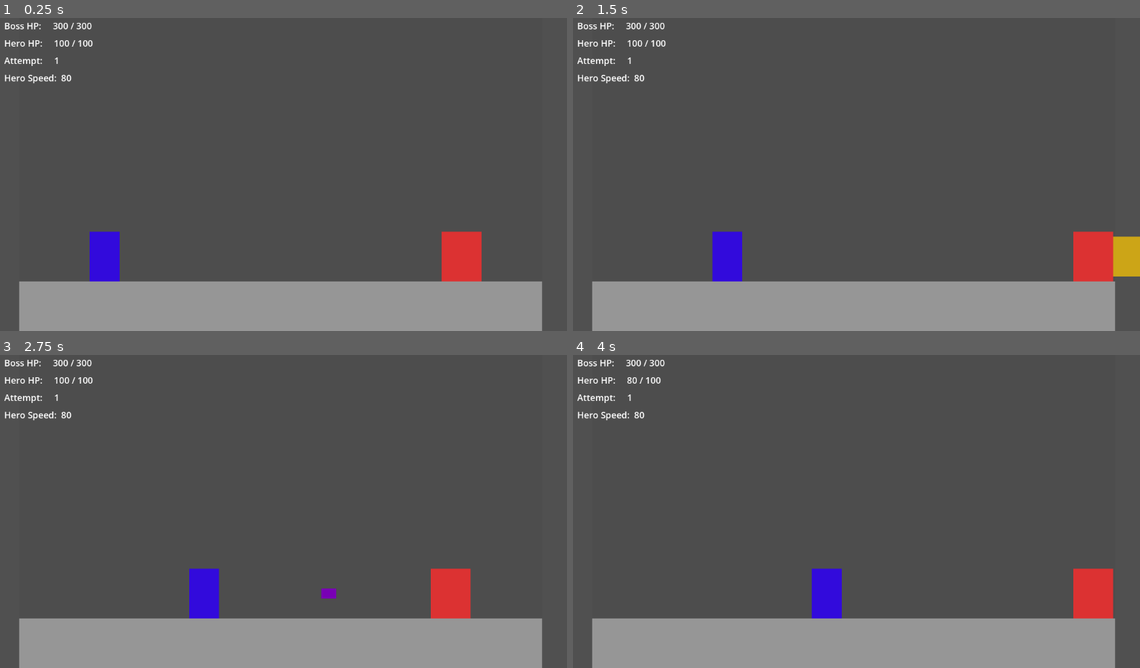
Above: before the commit, frames 1-4 (two rows, left to right).
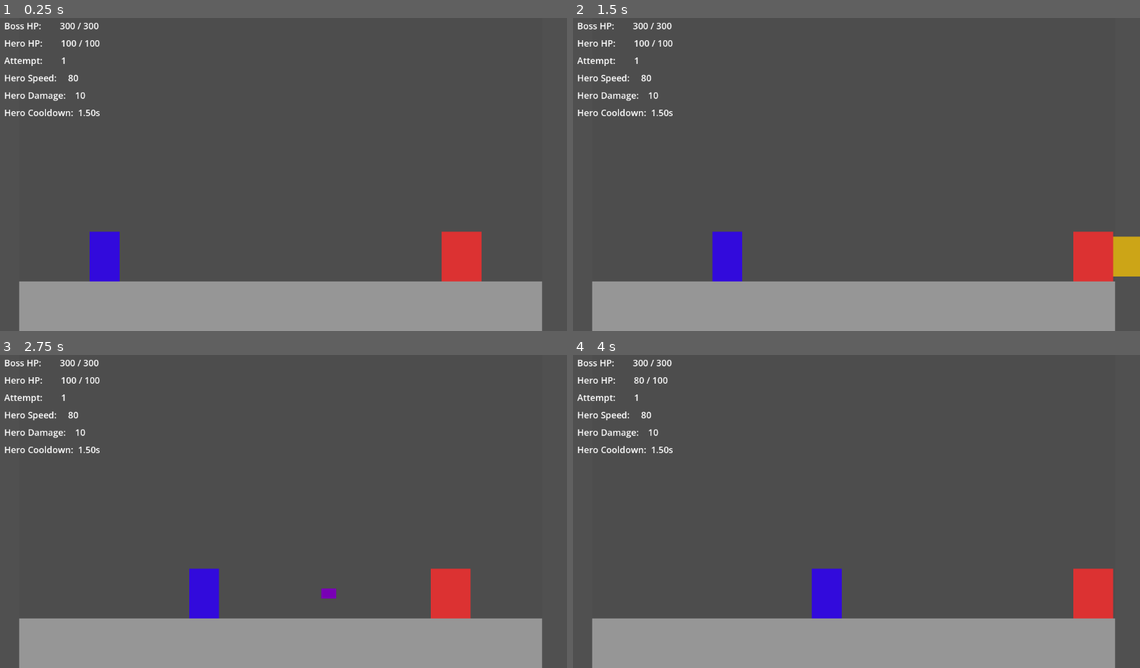
Above: after the commit, the same moments.

Repository: Mausinator08/project-anti-hero
Game: Godot game, scene res://scenes/main.tscn
The game is run twice, just before and just after one commit, with the same random seed, the same clock (stepped at 60 frames per second) and the same inputs.
Inputs:
- Up to frame 1 (0.25 s): no input
- Up to frame 2 (1.5 s): hold D (move_right) from 0.53 s (still down); tap K (boss_heavy_attack) at 0.6 s; tap J (boss_light_attack) at 1.35 s
- Up to frame 3 (2.75 s): release D (move_right) at 2.03 s; hold A (move_left) from 2.03 s (still down); tap L (boss_projectile) at 2.1 s
- Up to frame 4 (4 s): release A (move_left) at 2.78 s; hold D (move_right) from 2.78 s (still down); tap K (boss_heavy_attack) at 2.85 s; tap J (boss_light_attack) at 3.6 s

The runs differ from the first frame. In frame 1, 0.6% of the frame differs, in the area x 0-18%, y 1-32%; in frame 2, 0.6%; in frame 3, 0.6%; in frame 4, 0.6%.

Commit message:
phase 14 hero scaling pass successful

Diff:
--- a/scenes/main.tscn
+++ b/scenes/main.tscn
@@ -189,3 +189,17 @@
 theme_override_font_sizes/font_size = 22
 text = "Press R to restart"
 horizontal_alignment = 1
+
+[node name="HeroDamageLabel" type="Label" parent="HUD" unique_id=268030759]
+offset_left = 20.0
+offset_top = 160.0
+offset_right = 320.0
+offset_bottom = 190.0
+theme_override_font_sizes/font_size = 18
+
+[node name="HeroCooldownLabel" type="Label" parent="HUD" unique_id=412560169]
+offset_left = 20.0
+offset_top = 195.0
+offset_right = 340.0
+offset_bottom = 225.0
+theme_override_font_sizes/font_size = 18
--- a/scripts/GameManager.gd
+++ b/scripts/GameManager.gd
@@ -1,41 +1,39 @@
 extends Node
 
-# Boss wins after this many Hero defeats
 const MAX_DEFEATS: int = 15
 
 var attempt_count: int = 0
 var game_over: bool = false
 
-# --- Node references ---
 @onready var hero = $"../Hero"
 @onready var boss = $"../Boss"
 
-@onready var boss_hp_label: Label    = $"../HUD/BossHPLabel"
-@onready var hero_hp_label: Label    = $"../HUD/HeroHPLabel"
-@onready var attempt_label: Label    = $"../HUD/AttemptLabel"
-@onready var hero_speed_label: Label = $"../HUD/HeroSpeedLabel"
-@onready var result_label: Label     = $"../HUD/ResultLabel"
-@onready var restart_label: Label    = $"../HUD/RestartLabel"
+@onready var boss_hp_label: Label       = $"../HUD/BossHPLabel"
+@onready var hero_hp_label: Label       = $"../HUD/HeroHPLabel"
+@onready var attempt_label: Label       = $"../HUD/AttemptLabel"
+@onready var hero_speed_label: Label    = $"../HUD/HeroSpeedLabel"
+@onready var hero_damage_label: Label   = $"../HUD/HeroDamageLabel"
+@onready var hero_cooldown_label: Label = $"../HUD/HeroCooldownLabel"
+@onready var result_label: Label        = $"../HUD/ResultLabel"
+@onready var restart_label: Label       = $"../HUD/RestartLabel"
 
 func _ready() -> void:
-	# Listen for both defeat signals
 	hero.defeated.connect(_on_hero_defeated)
 	boss.defeated.connect(_on_boss_defeated)
 	print("GameManager ready. Hero begins attempt #1.")
 
 func _process(_delta: float) -> void:
-	# Keep HUD updated every frame
-	boss_hp_label.text    = "Boss HP:     " + str(boss.health) + " / " + str(boss.MAX_HEALTH)
-	hero_hp_label.text    = "Hero HP:     " + str(hero.health) + " / " + str(hero.max_health)
-	attempt_label.text    = "Attempt:     " + str(attempt_count + 1)
-	hero_speed_label.text = "Hero Speed:  " + str(hero.move_speed)
+	boss_hp_label.text       = "Boss HP:        " + str(boss.health) + " / " + str(boss.MAX_HEALTH)
+	hero_hp_label.text       = "Hero HP:        " + str(hero.health) + " / " + str(hero.max_health)
+	attempt_label.text       = "Attempt:        " + str(attempt_count + 1)
+	hero_speed_label.text    = "Hero Speed:     " + str(hero.move_speed)
+	hero_damage_label.text   = "Hero Damage:    " + str(hero.attack_damage)
+	hero_cooldown_label.text = "Hero Cooldown:  " + ("%.2f" % hero.attack_cooldown_duration) + "s"
 
-	# Only listen for restart input after game is over
 	if game_over and Input.is_action_just_pressed("restart"):
 		get_tree().reload_current_scene()
 
 func _on_hero_defeated() -> void:
-	# Ignore if game already ended
 	if game_over:
 		return
 
@@ -43,28 +41,20 @@
 	print("Attempt #", attempt_count, " ended.")
 
 	if attempt_count >= MAX_DEFEATS:
-		# Boss wins — Hero has been defeated too many times
 		trigger_game_over("THE HERO'S WILL IS BROKEN")
 	else:
 		respawn_hero()
 
 func _on_boss_defeated() -> void:
-	# Ignore if game already ended
 	if game_over:
 		return
-
-	# Hero wins — Boss HP reached 0
 	trigger_game_over("THE BOSS HAS FALLEN")
 
 func trigger_game_over(message: String) -> void:
 	game_over = true
 	print("GAME OVER: ", message)
-
-	# Stop both characters immediately
 	hero.set_game_over()
 	boss.set_game_over()
-
-	# Show the result on screen
 	result_label.text = message
 	result_label.visible = true
 	restart_label.visible = true
@@ -72,12 +62,65 @@
 func respawn_hero() -> void:
 	await get_tree().create_timer(1.0).timeout
 
-	# Check again after the delay — game might have ended while waiting
 	if game_over:
 		return
 
-	var new_max_health: int = 100 + (attempt_count * 10)
-	var new_move_speed: int = 80 + (attempt_count * 5)
+	# Use the DISPLAYED attempt number (what the HUD shows) so the scaling
+	# functions read like the design table: "Attempt 4 starts tier 2."
+	# attempt_count is 0-based internally; adding 1 gives the displayed number.
+	var displayed_attempt: int = attempt_count + 1
 
-	hero.respawn(new_max_health, new_move_speed)
-	print("Attempt #", attempt_count + 1, " | Speed: ", new_move_speed, " | Max Health: ", new_max_health)
+	var new_max_health: int    = get_hero_health(displayed_attempt)
+	var new_move_speed: int    = get_hero_speed(displayed_attempt)
+	var new_attack_damage: int = get_hero_damage(displayed_attempt)
+	var new_cooldown: float    = get_hero_cooldown(displayed_attempt)
+
+	hero.respawn(new_max_health, new_move_speed, new_attack_damage, new_cooldown)
+
+	print(
+		"Attempt #", displayed_attempt,
+		" | HP: ", new_max_health,
+		" | Speed: ", new_move_speed,
+		" | Damage: ", new_attack_damage,
+		" | Cooldown: ", "%.2f" % new_cooldown, "s"
+	)
+
+# ---------------------------------------------------------------------------
+# Scaling functions
+# The 'attempt' parameter is always the DISPLAYED attempt number (1, 2, 3...)
+# matching exactly what the HUD shows. This makes the tiers easy to read.
+# ---------------------------------------------------------------------------
+
+func get_hero_health(attempt: int) -> int:
+	# Attempt 1 = 100, Attempt 2 = 110, Attempt 3 = 120, no cap
+	return 100 + (attempt - 1) * 10
+
+func get_hero_speed(attempt: int) -> int:
+	# Attempt 1 = 80, Attempt 2 = 85 ... capped at 140
+	return min(80 + (attempt - 1) * 5, 140)
+
+func get_hero_damage(attempt: int) -> int:
+	# Increases at milestone attempts — not every single attempt
+	if attempt < 4:    # Attempts 1, 2, 3
+		return 10
+	elif attempt < 7:  # Attempts 4, 5, 6
+		return 12
+	elif attempt < 10: # Attempts 7, 8, 9
+		return 15
+	elif attempt < 13: # Attempts 10, 11, 12
+		return 18
+	else:              # Attempts 13 and beyond
+		return 22
+
+func get_hero_cooldown(attempt: int) -> float:
+	# Shrinks at the same milestones as damage — Hero attacks faster each tier
+	if attempt < 4:    # Attempts 1, 2, 3
+		return 1.5
+	elif attempt < 7:  # Attempts 4, 5, 6
+		return 1.35
+	elif attempt < 10: # Attempts 7, 8, 9
+		return 1.2
+	elif attempt < 13: # Attempts 10, 11, 12
+		return 1.05
+	else:              # Attempts 13 and beyond
+		return 0.9
--- a/scripts/Hero.gd
+++ b/scripts/Hero.gd
@@ -4,15 +4,15 @@
 
 const GRAVITY = 980.0
 const SPAWN_POSITION = Vector2(172, 448)
-
-const ATTACK_DAMAGE: int = 10
-const ATTACK_COOLDOWN_DURATION: float = 1.5
 const ATTACK_RANGE: float = 70.0
 const STOP_DISTANCE: float = 65.0
 
+# These start at base values and are updated by GameManager on each respawn
 var max_health: int = 100
 var health: int = max_health
 var move_speed: int = 80
+var attack_damage: int = 10
+var attack_cooldown_duration: float = 1.5
 
 var is_dead: bool = false
 var is_attacking: bool = false
@@ -55,7 +55,7 @@
 
 func perform_strike() -> void:
 	is_attacking = true
-	attack_cooldown = ATTACK_COOLDOWN_DURATION
+	attack_cooldown = attack_cooldown_duration
 
 	var direction_to_boss: float = sign(boss.position.x - position.x)
 	if direction_to_boss >= 0:
@@ -69,11 +69,10 @@
 	await get_tree().process_frame
 	await get_tree().process_frame
 
-	# Explicit target: Boss only
 	if not game_over:
 		for body in strike_hitbox.get_overlapping_bodies():
 			if body.name == "Boss" and body.has_method("take_damage"):
-				body.take_damage(ATTACK_DAMAGE)
+				body.take_damage(attack_damage)
 
 	await get_tree().create_timer(0.2).timeout
 
@@ -98,12 +97,19 @@
 	print("The Hero has been defeated!")
 	defeated.emit()
 
-func respawn(new_max_health: int, new_move_speed: int) -> void:
-	max_health = new_max_health
-	health = max_health
-	move_speed = new_move_speed
-	position = SPAWN_POSITION
-	velocity = Vector2.ZERO
-	is_dead = false
-	attack_cooldown = 0.0
-	print("Hero respawned! Health: ", health, " / ", max_health, " | Speed: ", move_speed)
+func respawn(new_max_health: int, new_move_speed: int, new_attack_damage: int, new_attack_cooldown: float) -> void:
+	max_health               = new_max_health
+	health                   = max_health
+	move_speed               = new_move_speed
+	attack_damage            = new_attack_damage
+	attack_cooldown_duration = new_attack_cooldown
+	position                 = SPAWN_POSITION
+	velocity                 = Vector2.ZERO
+	is_dead                  = false
+	attack_cooldown          = 0.0
+	print(
+		"Hero respawned! HP: ", health,
+		" | Speed: ", move_speed,
+		" | Damage: ", attack_damage,
+		" | Cooldown: ", "%.2f" % attack_cooldown_duration, "s"
+	)
